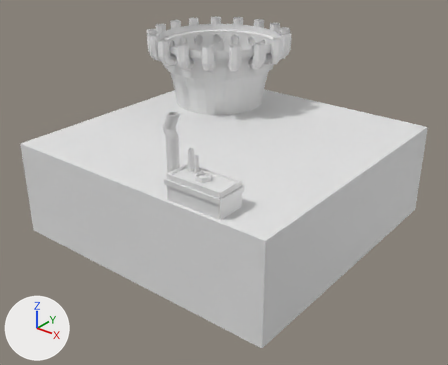
Two versions of the Blender file Assets/Models/Room Handle/HandleRoom.blend, one commit apart.
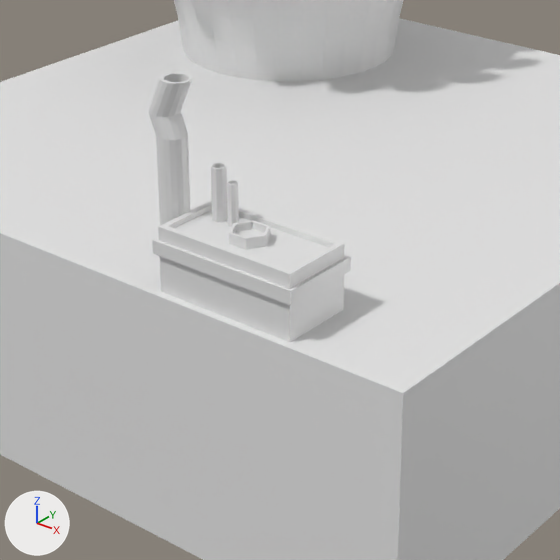
Each version appears first whole from a 50 mm camera at (7.4, -9.47, 6.73) aimed at (0.02, -0.25, 1.01), and next in a close-up on the part from 23% to 73% of the width and 22% to 85% of the height. The lights are fixed; the arrows at lower left show +X, +Y and +Z.

The first close-up shows 'Cube', 'KotwicaMachine', 'Reactor'.
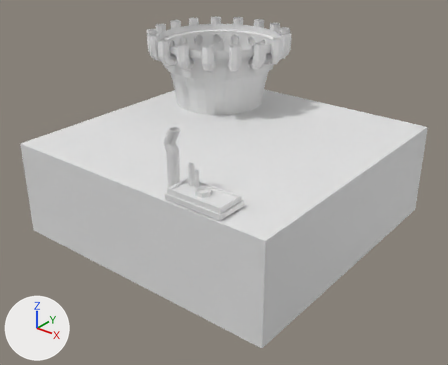
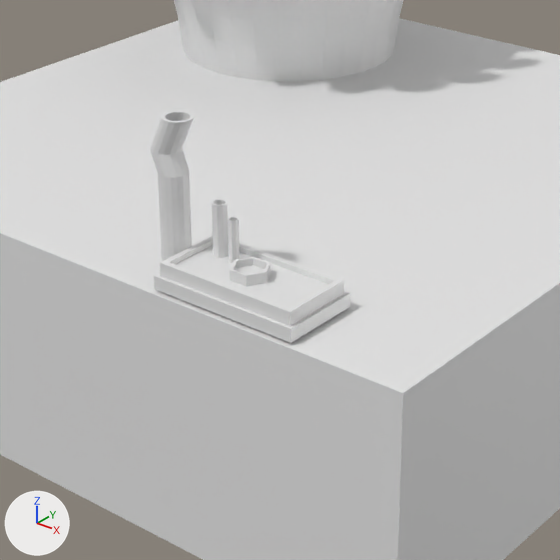
Where the change shows, as pixel boxes [x1, y1, x2, y2] in the close-ups (560 x 560 px):
'KotwicaMachine', moved: before [149, 72, 351, 342]; after [150, 111, 350, 343]

What changed in the scene script:
```text
Change ob_kotwicamachine:
    ob_kotwicamachine.location: (1.539, -2.664, 0.264) -> (1.539, -2.664, 0.0)
```
